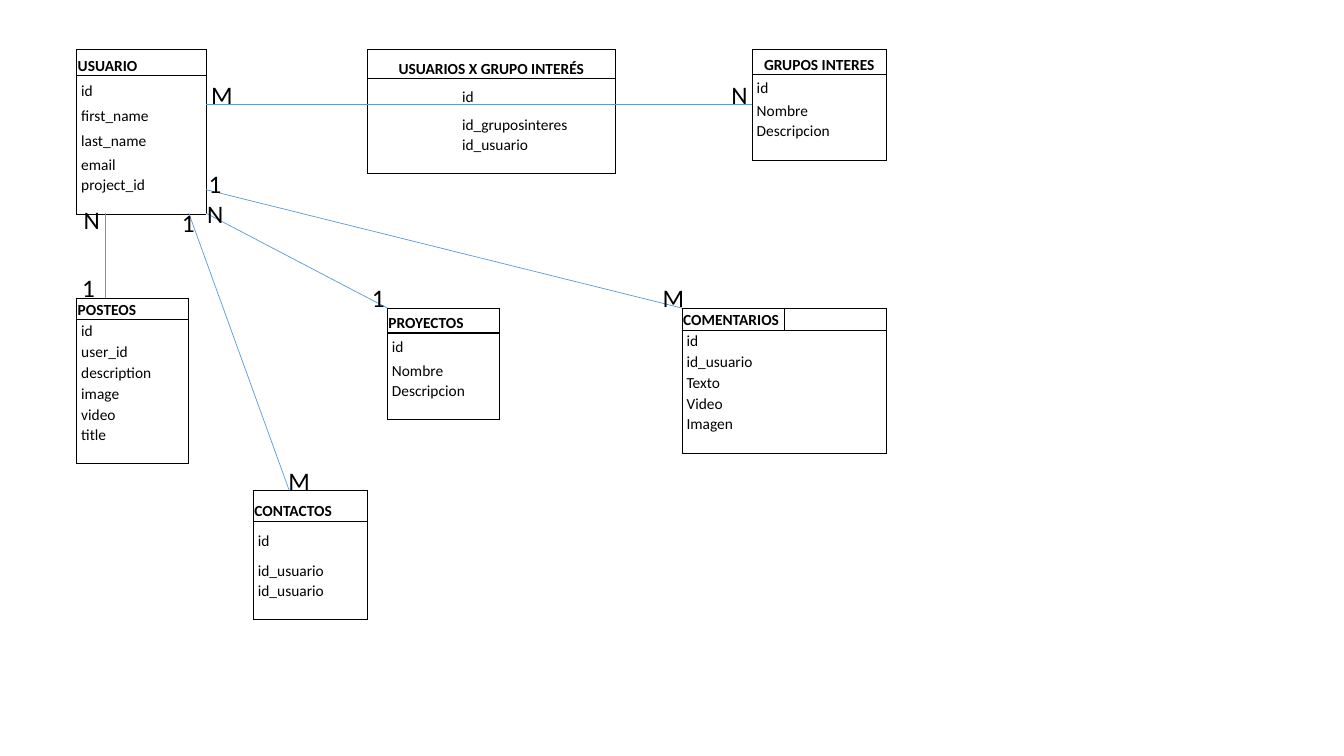
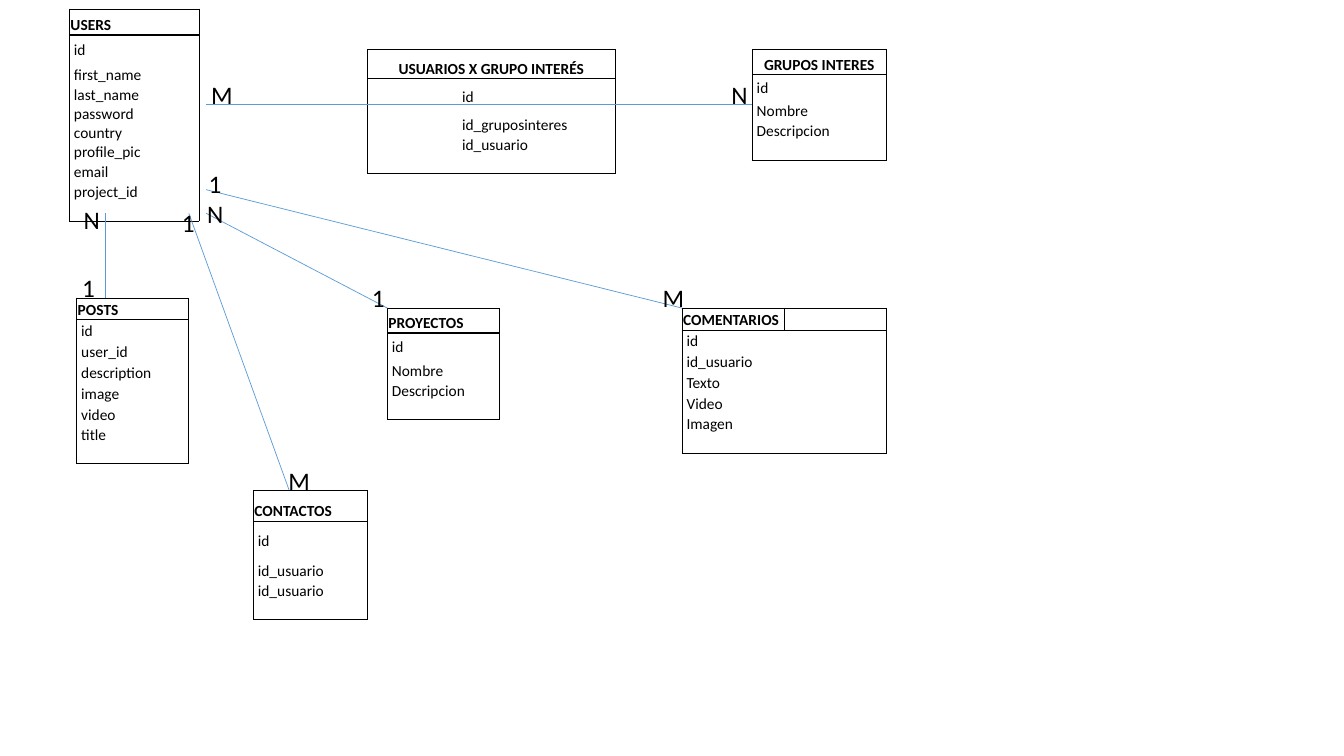
Before and after one commit to pablodlegaspi/proyecto-integrador-frp, a slide deck: slide 1 of deposito-de-archivos/Tablas Vecinos Colaborativos.pptx. Drawn at 1344x756 pixels with LibreOffice and Linux fonts; fonts in the diff are those of the drawing. Boxes give left, top, right and bottom in pixels: in the first picture for what was removed or moved away, otherwise in the second. Text is boxed around its words. In the diff, an @@ line names an element or a change of style, - is before the commit and + after.

Commit message:
Cambie a ingles el nombre de las tablas que me habia quedado en español

```diff
--- a/deposito-de-archivos/Tablas Vecinos Colaborativos.pptx
+++ b/deposito-de-archivos/Tablas Vecinos Colaborativos.pptx
@@ table at box(70, 9, 199, 218) @@
-row 1, column 1: USUARIO
+row 1, column 1: USERS
-row 4, column 1: last_name
+row 4, column 1: last_name / password / country / profile_pic
@@ table: place and size @@
-table at box(77, 49, 206, 213)
+table at box(70, 9, 199, 218)
@@ table at box(77, 297, 189, 462) @@
-row 1, column 1: POSTEOS
+row 1, column 1: POSTS
```
